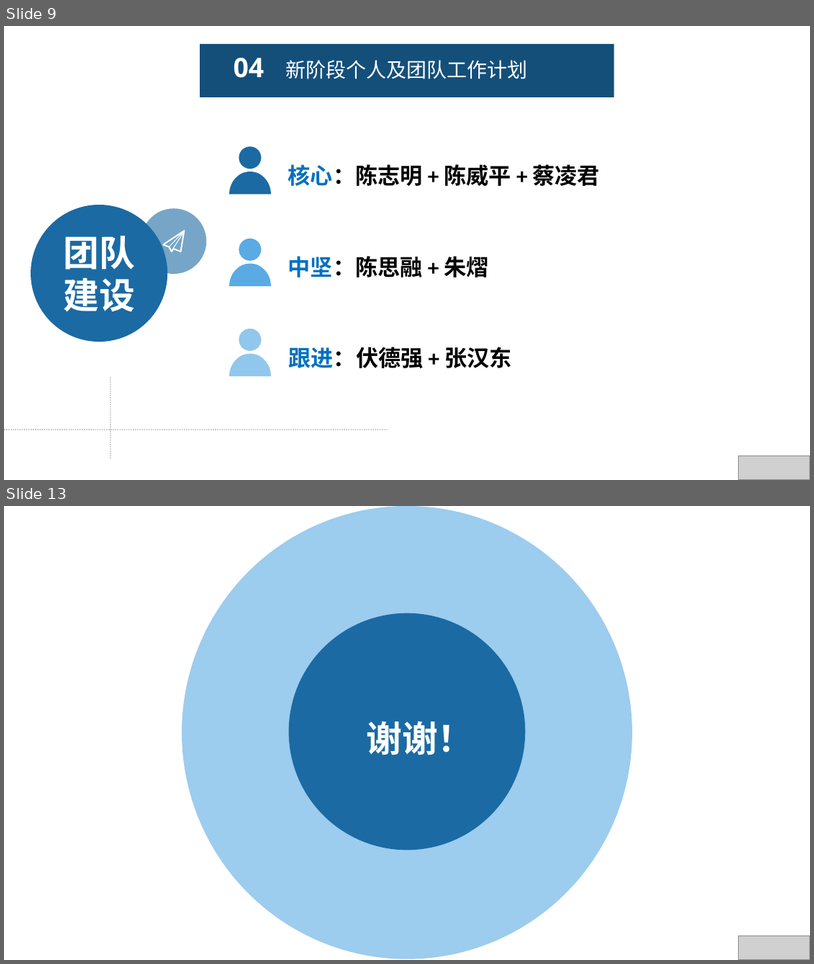
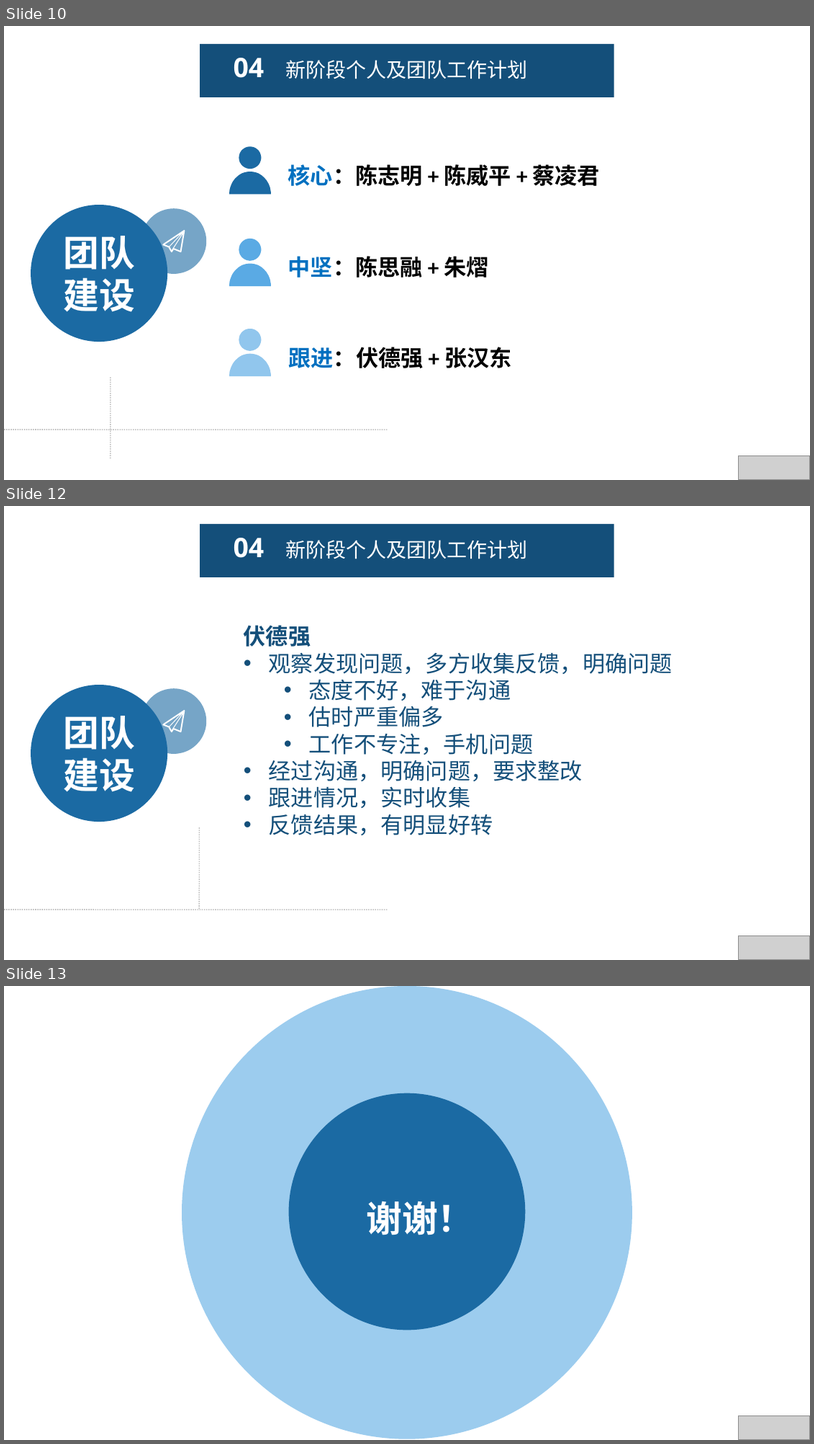
Before and after one commit to fengyuyu/world_rpg, a slide deck: 陈国锋-述职报告 .pptx. Shown one above the other, each under a label of ours: slides 9 and 13 before the commit, slides 10, 12 and 13 after it; the slides between them are not shown. The pictures are 814x964 and 814x1444 pixels, drawn with LibreOffice and Linux fonts; fonts in the diff are those of the drawing; grey boxes stand for pictures. Boxes give left, top, right and bottom in pixels: in the first picture for what was removed or moved away, otherwise in the second. Text is boxed around its words. In the diff, an @@ line names an element or a change of style, - is before the commit and + after.

```diff
--- a/陈国锋-述职报告 .pptx
+++ b/陈国锋-述职报告 .pptx
@@ slide 12 added at [4, 506, 810, 960], background #FFFFFF @@
@@ rectangle added at [200, 524, 615, 577], fill #144F7A @@
@@ text added at [234, 538, 265, 558], 24 pt, text #FFFFFF, bold @@
+04
@@ text added at [286, 540, 528, 559], 18 pt, text #FFFFFF @@
+新阶段个人及团队工作计划
@@ text added at [244, 625, 673, 835], 20 pt, text #144F7A @@
+伏德强
+• 观察发现问题，多方收集反馈，明确问题
+  • 态度不好，难于沟通
+  • 估时严重偏多
+  • 工作不专注，手机问题
+• 经过沟通，明确问题，要求整改
+• 跟进情况，实时收集
+• 反馈结果，有明显好转
@@ ellipse added at [31, 685, 167, 821], fill #1B6AA3, 32 pt, text #FFFFFF, bold @@
+团队
+建设
@@ ellipse added at [141, 688, 206, 754], fill #1B6AA3 at 60% opacity @@
@@ freeform shape added at [163, 710, 185, 733], fill #FFFFFF @@
@@ line added from (199, 827) to (199, 909), #BFBFBF 1 pt dashed @@
@@ line added from (4, 909) to (388, 909), #BFBFBF 1 pt dashed @@
@@ picture added at [738, 936, 810, 960] @@
@@ what was slide 9 is now slide 10 @@
```
Also in this commit, not shown: 4 slides changed, 1 other slide added, 2 slides removed, 1 other file.
